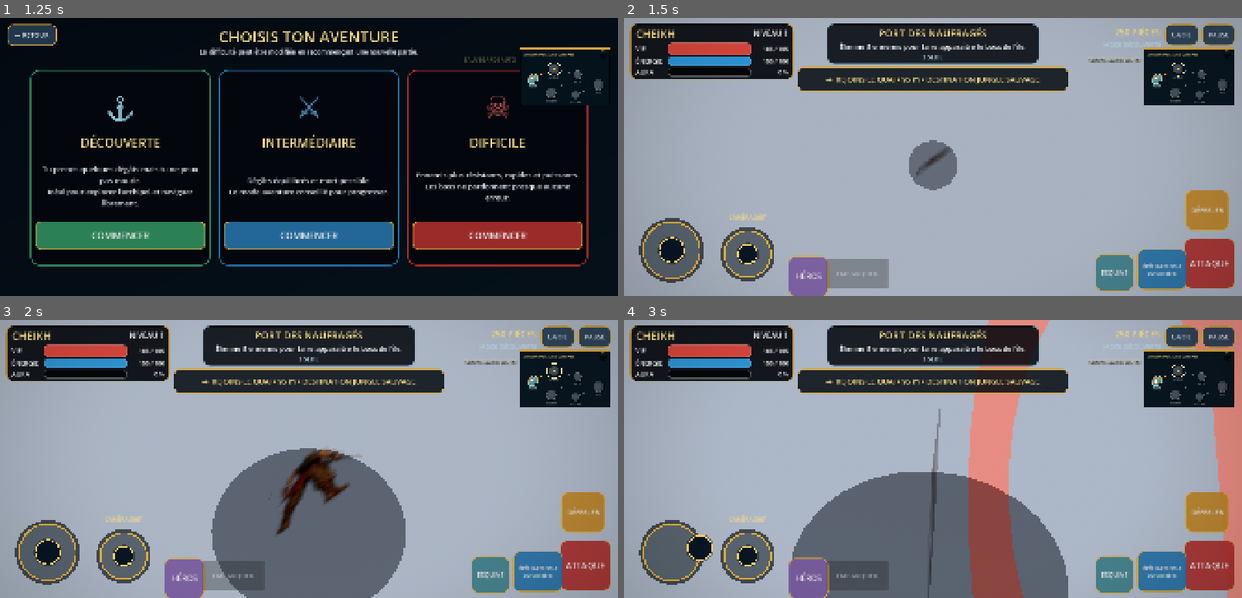
Above: before the commit, frames 1-4 (two rows, left to right).
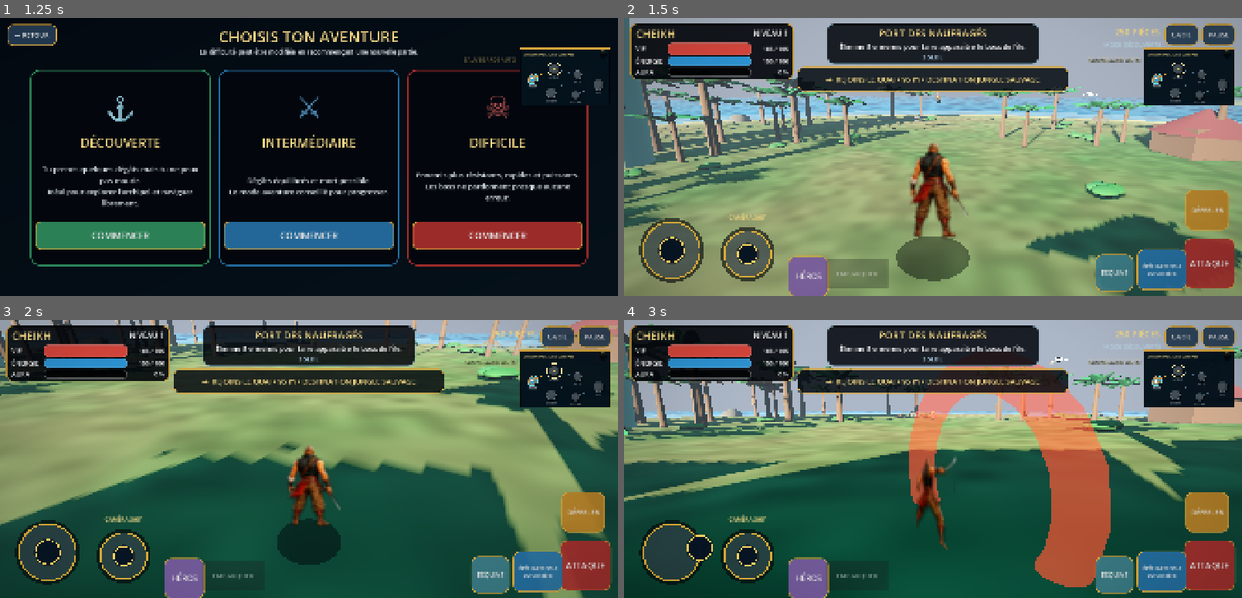
Above: after the commit, the same moments.

Repository: Chasmet/Chk-pirate-warrior-
Game: Godot game, scene res://scenes/main.tscn
The game is run twice, just before and just after one commit, with the same random seed, the same clock (stepped at 60 frames per second) and the same inputs.
Inputs (mouse positions are in pixels of both pictures, inside the frame that each line leads up to):
- Up to frame 1 (1.25 s): click (123, 84) at 0.52 s
- Up to frame 2 (1.5 s): click "COMMENCER" at 1.25 s
- Up to frame 3 (2 s): no input
- Up to frame 4 (3 s): drag from (1038, 495) to (994, 397) at 2.02 s; drag from (673, 553) to (902, 514) at 2.77 s

Frame 1 is identical in both runs. In frame 2, 65% of the frame differs, in the area x 0-100%, y 0-100%; in frame 3, 73%; in frame 4, 66%.

Commit message:
fix: supprimer le conflit entre animation et caméra troisième personne

Diff:
--- a/godot/scripts/hero_animator.gd
+++ b/godot/scripts/hero_animator.gd
@@ -12,7 +12,6 @@
 var previous_aura_time := 0.0
 var tracked_visual_id := 0
 var displayed_frame := -1
-var camera_rest_position := Vector3.ZERO
 var smoothed_movement := 0.0
 var smoothed_turn := 0.0
 var previous_controller_yaw := 0.0
@@ -26,8 +25,6 @@
 	previous_aura_time = player.aura_time
 	previous_controller_yaw = player.rotation.y
 	was_on_floor = player.is_on_floor()
-	if is_instance_valid(player.camera):
-		camera_rest_position = player.camera.position
 	set_process(true)
 
 func _process(delta: float) -> void:
@@ -51,7 +48,6 @@
 			navigation_visual_active = true
 			HeroFactory.set_navigation_visual(visual, true)
 		_update_boat_pose(visual, delta)
-		_update_camera_feedback()
 		return
 	elif navigation_visual_active:
 		navigation_visual_active = false
@@ -61,7 +57,6 @@
 	_detect_actions()
 	_update_timers(delta)
 	_update_land_pose(visual, delta)
-	_update_camera_feedback()
 
 func _detect_actions() -> void:
 	if controller.attack_cooldown > previous_attack_cooldown + 0.06:
@@ -149,16 +144,3 @@
 	if pilot_sprite != null:
 		pilot_sprite.position.y = float(HeroFactory.HEROES[controller.hero_id]["sprite_y"]) + sin(animation_time * 2.6) * 0.008
 		pilot_sprite.flip_h = turn_ratio > 0.10
-
-func _update_camera_feedback() -> void:
-	if not is_instance_valid(controller.camera):
-		return
-	if controller.boat_mode:
-		controller.camera.position = camera_rest_position
-		return
-	var shake := Vector3(
-		sin(animation_time * 47.0),
-		cos(animation_time * 41.0),
-		sin(animation_time * 31.0)
-	) * shake_strength * 0.045
-	controller.camera.position = camera_rest_position + shake
